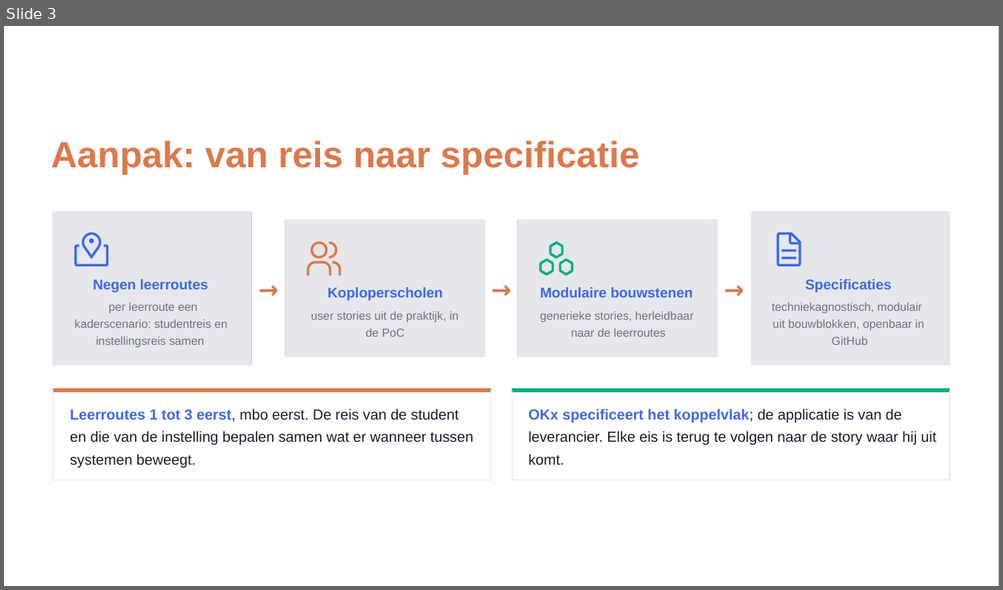
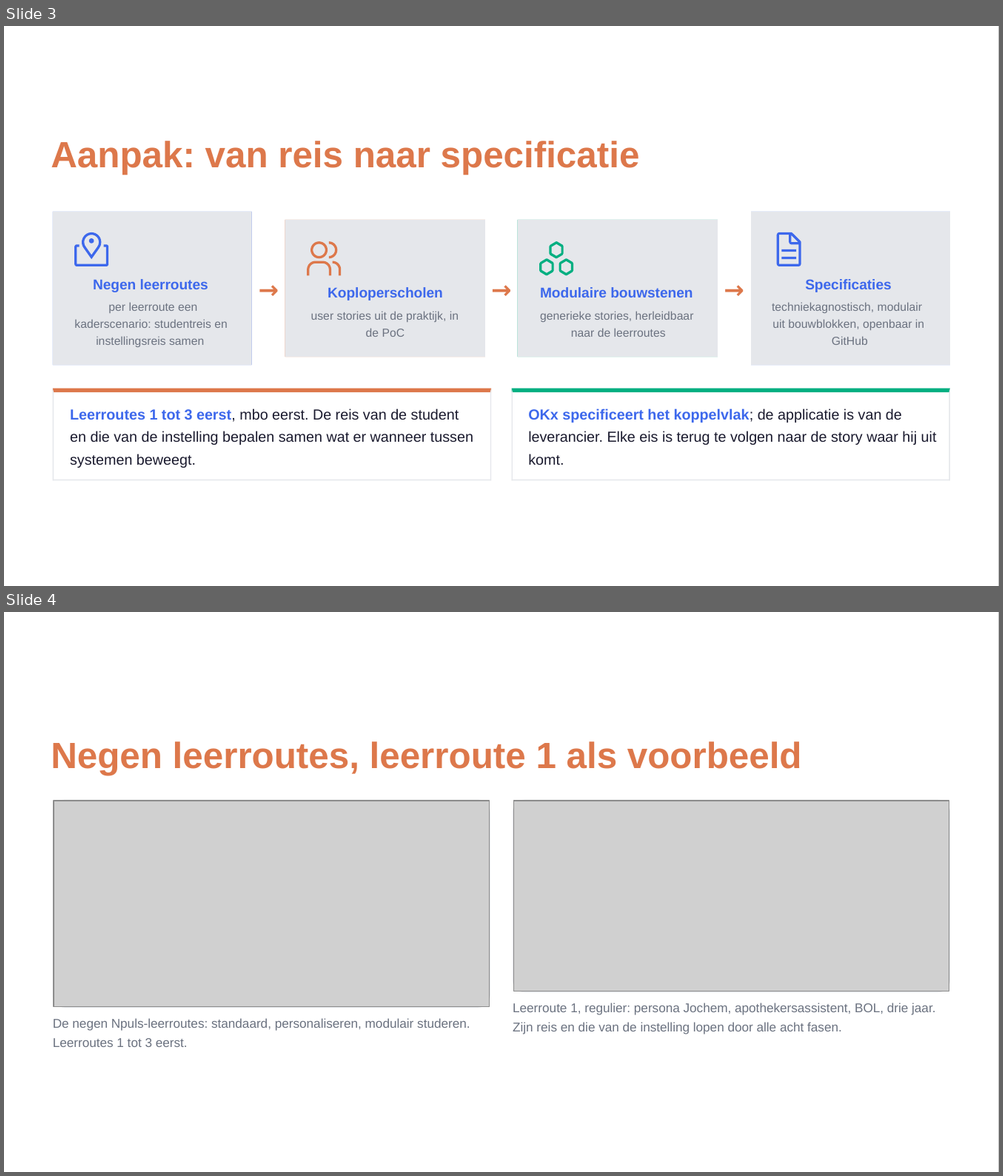
Before and after one commit to Npuls-OKx/meta, a slide deck: presentaties/export/260921_alignment_npuls_pijlers/260921_alignment_npuls_pijlers.pptx. Shown one above the other, each under a label of ours: slide 3 before the commit, slides 3 and 4 after it. The pictures are 1003x590 and 1003x1176 pixels, drawn with LibreOffice and Linux fonts; fonts in the diff are those of the drawing; grey boxes stand for pictures; background and template pictures are left out. Boxes give left, top, right and bottom in pixels: in the first picture for what was removed or moved away, otherwise in the second. Text is boxed around its words. In the diff, an @@ line names an element or a change of style, - is before the commit and + after.

```diff
--- a/presentaties/export/260921_alignment_npuls_pijlers/260921_alignment_npuls_pijlers.pptx
+++ b/presentaties/export/260921_alignment_npuls_pijlers/260921_alignment_npuls_pijlers.pptx
@@ slide 4 added at (4,612,999,1172), background picture (left out) @@
@@ freeform shape added at (4,612,999,1172), fill #000000 @@
@@ freeform shape added at (4,612,999,1172), fill #FFFFFF @@
@@ text added at (51,742,802,776), 27 pt, text #DD784B, bold @@
+Negen leerroutes, leerroute 1 als voorbeeld
@@ freeform shape added at (54,800,490,1007), outline #E5E7EB 0.74 pt @@
@@ picture added at (54,801,489,1006) @@
@@ freeform shape added at (512,800,949,992), outline #E5E7EB 0.74 pt @@
@@ picture added at (513,801,949,992) @@
@@ text added at (512,1003,935,1015), 9.4 pt, text #6B7280 @@
+Leerroute 1, regulier: persona Jochem, apothekersassistent, BOL, drie jaar.
@@ text added at (53,1018,469,1031), 9.4 pt, text #6B7280 @@
+De negen Npuls-leerroutes: standaard, personaliseren, modulair studeren.
@@ text added at (512,1022,842,1035), 9.4 pt, text #6B7280 @@
+Zijn reis en die van de instelling lopen door alle acht fasen.
@@ text added at (53,1038,188,1047), 9.4 pt, text #6B7280 @@
+Leerroutes 1 tot 3 eerst.
```
Also in this commit, not shown: 4 slides changed, 2 other files.
